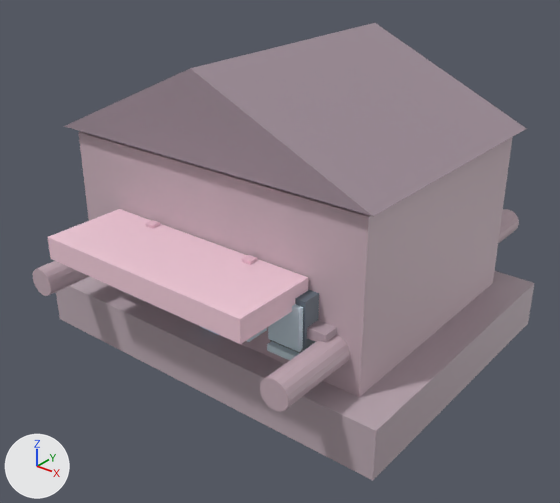
The glTF model models/clothing_store.glb as it was, and as the next commit left it.
Both versions are drawn from a camera (50 mm lens) standing at (1.431, -1.86, 1.46) and looking at (0.02, -0.096, 0.367). The lights are fixed; the arrows at lower left show +X, +Y and +Z. The picture after the commit comes second. Where no turn or scale is listed for an object, it has been applied to the vertices.

The first picture shows 'geometry_0'.
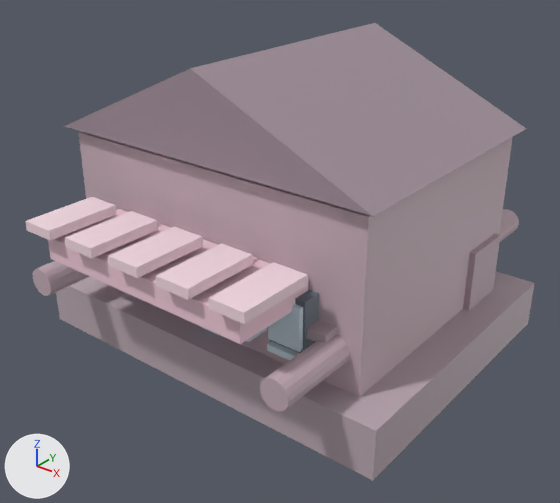
What changed in the scene script:
```text
Change me_geometry_0:
    used by ob_geometry_0; location = (0.0, 0.0, 0.0)
    remove me_geometry_0.from_pydata(...)  # 366 vertices, 608 faces; spans x -0.65..0.65, y -0.685..0.67, z 0.0..1.013
    add me_geometry_0.from_pydata(...)  # 422 vertices, 692 faces; spans x -0.65..0.65, y -0.72..0.67, z 0.0..1.013
    me_geometry_0 part 1: a new loose piece, a box spanning x -0.415..-0.305, y -0.72..-0.48, z 0.538..0.568, in mat_defaultmaterial
    me_geometry_0 part 2: a new loose piece, a box spanning x -0.235..-0.125, y -0.72..-0.48, z 0.538..0.568, in mat_defaultmaterial
    me_geometry_0 part 3: a new loose piece, a box spanning x -0.055..0.055, y -0.72..-0.48, z 0.538..0.568, in mat_defaultmaterial
    me_geometry_0 part 4: a new loose piece, a box spanning x 0.125..0.235, y -0.72..-0.48, z 0.538..0.568, in mat_defaultmaterial
    me_geometry_0 part 5: a new loose piece, a box spanning x 0.305..0.415, y -0.72..-0.48, z 0.538..0.568, in mat_defaultmaterial
    me_geometry_0 part 6: a new loose piece, a box spanning x 0.24..0.56, y 0.19..0.37, z 0.173..0.413, in mat_defaultmaterial
    other edits to the shape of me_geometry_0 do not show in these pictures
```

Location of each change, (x1, y1, x2, y2) in pixels of the pictures (560 x 503 px):
'geometry_0', reshaped
    before: (33, 23, 534, 480)
    after: (25, 23, 534, 480)
part 1 of me_geometry_0, added
    after: (25, 197, 116, 241)
part 2 of me_geometry_0, added
    after: (65, 211, 158, 258)
part 3 of me_geometry_0, added
    after: (108, 226, 203, 278)
part 4 of me_geometry_0, added
    after: (156, 243, 253, 300)
part 5 of me_geometry_0, added
    after: (209, 262, 308, 324)
part 6 of me_geometry_0, added
    after: (463, 234, 501, 311)
